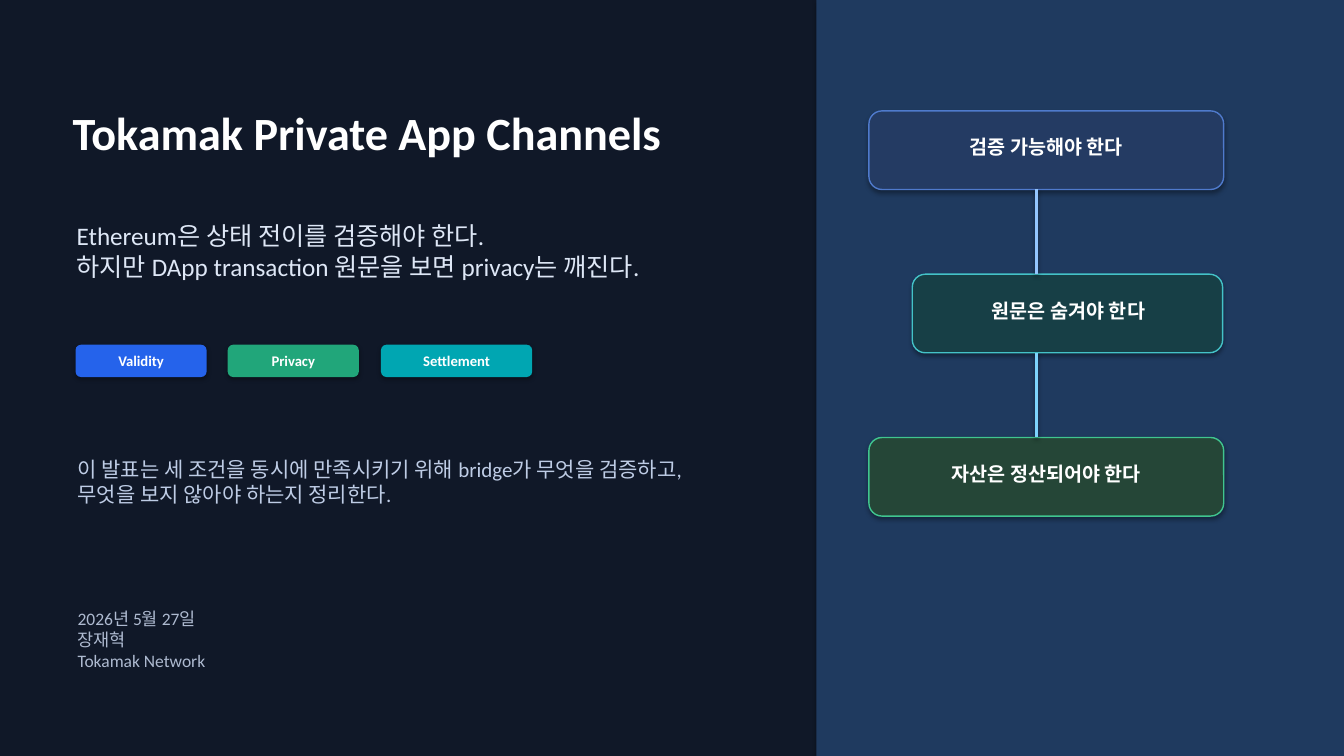
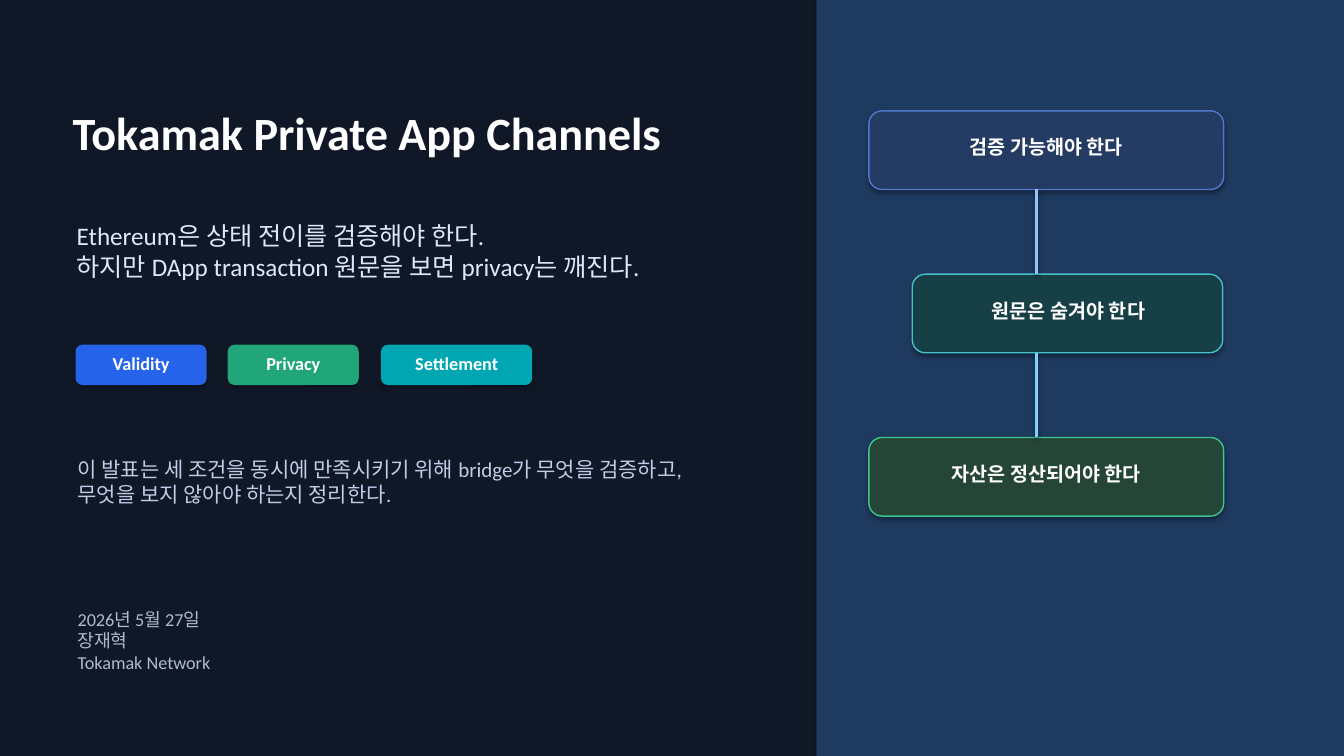
Before and after one commit to tokamak-network/Tokamak-zk-EVM-contracts, a slide deck: slide 1 of bridge/docs/dev/spec.pptx. Drawn at 1344x756 pixels with LibreOffice and Linux fonts; fonts in the diff are those of the drawing. Boxes give left, top, right and bottom in pixels: in the first picture for what was removed or moved away, otherwise in the second. Text is boxed around its words. In the diff, an @@ line names an element or a change of style, - is before the commit and + after.

Commit message:
Increase deck minimum text size

```diff
--- a/bridge/docs/dev/spec.pptx
+++ b/bridge/docs/dev/spec.pptx
@@ rounded rectangle: place and size @@
-rounded rectangle at (76, 345, 207, 377)
+rounded rectangle at (76, 345, 207, 385)
@@ rounded rectangle: place and size @@
-rounded rectangle at (228, 345, 359, 377)
+rounded rectangle at (228, 345, 359, 385)
@@ rounded rectangle: place and size @@
-rounded rectangle at (381, 345, 532, 377)
+rounded rectangle at (381, 345, 532, 385)
@@ size 10.5 to 13 pt in 3 elements at (113, 357, 170, 373), (266, 357, 320, 373), (415, 357, 498, 370) @@
@@ text "2026년 5월 27일" at (78, 611, 211, 669): size 12.5 to 13 pt @@
```
Also in this commit, not shown: 26 other slides changed.
